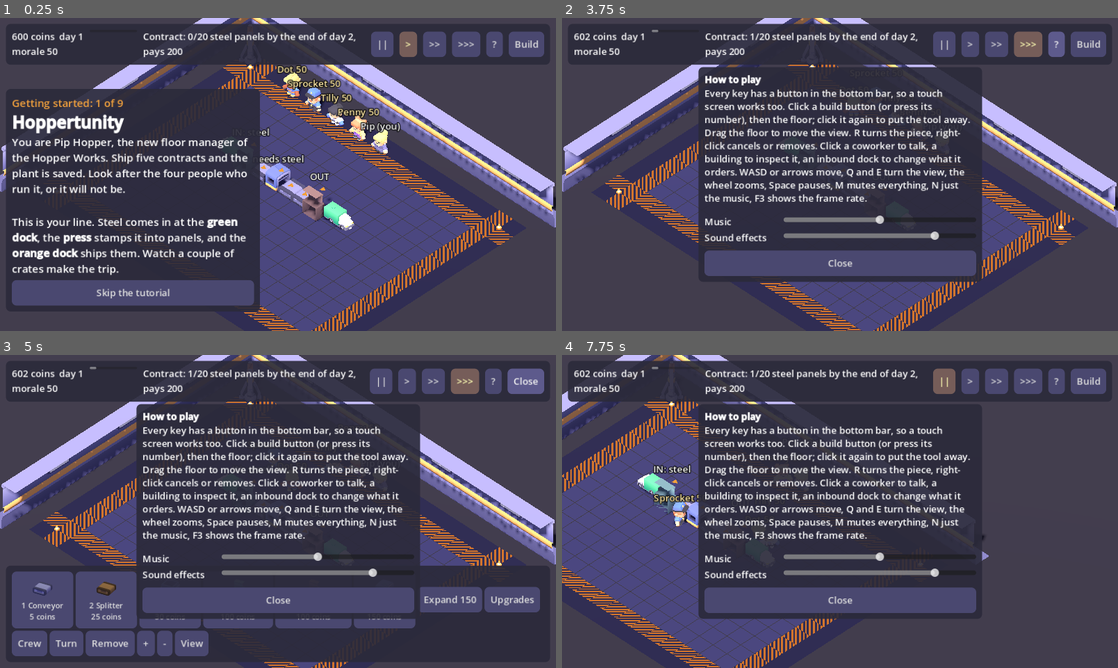
Above: before the commit, frames 1-4 (two rows, left to right).
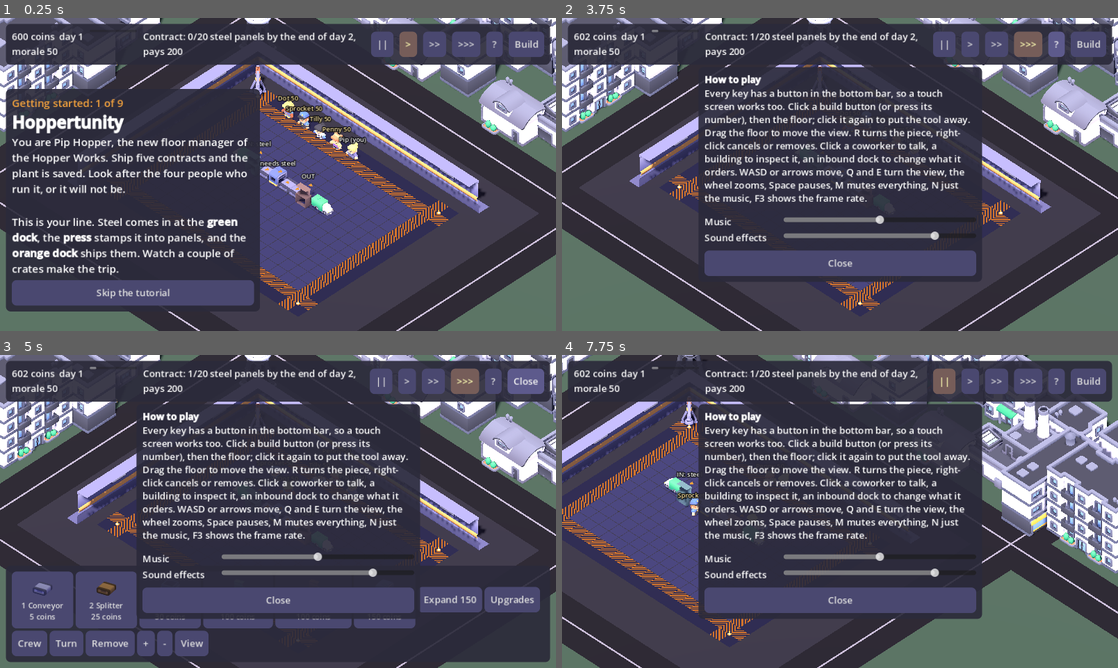
Above: after the commit, the same moments.

Repository: avielbaum/anansi
Game: Godot game, scene res://main.tscn
Same seed, same stepped clock (60 frames per second), same inputs: the game is played once before the commit and once after it.
Inputs (mouse positions are in pixels of both pictures, inside the frame that each line leads up to):
- Up to frame 1 (0.25 s): no input
- Up to frame 2 (3.75 s): click "||" at 0.5 s; click ">" at 1.25 s; click ">>" at 2 s; click ">>>" at 2.75 s; click "?" at 3.5 s
- Up to frame 3 (5 s): click "Build" at 4.25 s
- Up to frame 4 (7.75 s): click "1 Conveyor 5 coins" at 5 s; click "Turn" at 5.75 s; click "Put away" at 6.5 s; tap Enter at 7.25 s; move the mouse to (962, 495) at 7.27 s; hold Right (ui_right) from 7.28 s (still down); tap R at 7.35 s; click (962, 495) at 7.42 s; tap Space at 7.52 s

The runs differ from the first frame. In frame 1, 37% of the frame differs, in the area x 0-100%, y 0-100%; in frame 2, 34%; in frame 3, 24%; in frame 4, 36%.

Commit message:
Hoppertunity: the factory stands in a town (road, grass, streets of buildings behind the far walls); wider opening view
Co-Authored-By: Claude Fable 5.2 <noreply@anthropic.com>

Diff:
--- a/examples/hoppertunity/src/main.gd
+++ b/examples/hoppertunity/src/main.gd
@@ -72,7 +72,7 @@
 var cam := Camera3D.new()
 var pivot := Vector3(6, 0, 4)
 var yaw := 0
-var zoom := 16.0
+var zoom := 22.0
 var views := {}  # Vector2i -> the building's Node3D (conveyors have none: they are drawn in batches, see _draw_belts)
 var belt_mm := {}  # "belt", "corner", "splitter", "arrow" -> MultiMesh
 var belts_dirty := true
@@ -82,6 +82,8 @@
 var scenery := Node3D.new()  # the building around the floor: apron, walls on the far sides, props (see _scenery)
 var scenery_for := []  # the floor size and view it was built for
 const APRON := 2  # tiles of walkway between the build floor and the walls
+const TOWN := ["commercial/building-a.glb", "commercial/building-c.glb", "commercial/building-e.glb", "commercial/building-g.glb",
+		"commercial/building-j.glb", "commercial/building-k.glb", "industrial/building-e.glb", "industrial/building-j.glb"]
 var ghost := Node3D.new()
 var ghost_key := ""
 var crew_nodes := {}  # crew id (and "pip") -> Node3D
@@ -621,6 +623,50 @@
 		_prop("cone", Vector3(corner.x + 0.5, 0, corner.y + 0.5), 0.0, 0.8)
 	var far := Vector3(-1.4 if toward.x > 0 else size.x + 1.4, 0, -1.4 if toward.z > 0 else size.y + 1.4)
 	_prop("crane", far, atan2(toward.x, toward.z) + PI, 0.6)
+	# the town the Works stands in, behind those two walls: a road, then two rows of buildings on grass. It is on the
+	# far sides only, like the walls, so nothing ever stands between the camera and the floor.
+	var out_z := -1.0 if toward.z > 0 else 1.0  # which way "behind the wall" is, along each axis
+	var out_x := -1.0 if toward.x > 0 else 1.0
+	var mid := Vector3(size.x / 2, 0, size.y / 2)
+	for side in 2:  # 0: the wall that runs along X; 1: the one along Z
+		var along := Vector3.RIGHT if side == 0 else Vector3.BACK
+		var out := Vector3(0, 0, out_z) if side == 0 else Vector3(out_x, 0, 0)
+		var wall: Vector3 = mid + out * ((size.y if side == 0 else size.x) / 2 + APRON + 1.5)
+		var length := 140.0
+		for way in [1.0, -1.0]:  # the road and the grass run round all four sides; only the far two get buildings
+			var edge: Vector3 = mid + out * way * ((size.y if side == 0 else size.x) / 2 + APRON + 1.5)
+			_slab(edge + out * way * 4.5, along, length, 4.0, Color("1c1b22"), -0.02)   # the road
+			_slab(edge + out * way * 4.5, along, length, 0.15, Color("8a8794"), -0.015)  # its centre line
+			_slab(edge + out * way * 36.5, along, length, 60.0, Color("3d5244"), -0.025)  # grass
+		for i in range(-8, 9):
+			for row in 2:
+				var pick: int = absi(i * 7 + row * 3 + side * 5) % TOWN.size()
+				var at: Vector3 = wall + out * (9.5 + row * 5.5) + along * (i * 5.0 + row * 2.5)
+				_prop_at("res://assets/town/" + TOWN[pick], at, (absi(i + row) % 4) * PI / 2, 3.4 + 0.5 * (absi(i * 3 + row) % 3))
+	var corner := mid + Vector3(out_x * (size.x / 2 + APRON + 1.5), 0, out_z * (size.y / 2 + APRON + 1.5))  # where the two walls meet
+	_prop_at("res://assets/town/industrial/water-tower.glb", corner + Vector3(out_x, 0, out_z) * 1.3, 0.0, 2.4)
+	for k in 3:  # shipping containers in the yard outside the wall
+		_prop_at("res://assets/town/industrial/shipping-container-a.glb", corner + Vector3(-out_x * (6.0 + k * 1.2), 0, out_z * 1.6), 0.0, 0.6)
+
+
+## A flat strip of one colour on the ground, `length` long in the direction `along` and `width` wide, centred on `at`.
+func _slab(at: Vector3, along: Vector3, length: float, width: float, colour: Color, height: float) -> void:
+	var m := MeshInstance3D.new()
+	m.mesh = PlaneMesh.new()
+	m.mesh.size = Vector2(length, width) if along.x != 0 else Vector2(width, length)
+	var mat := StandardMaterial3D.new()
+	mat.albedo_color = colour
+	m.mesh.material = mat
+	m.position = at + Vector3(0, height, 0)
+	scenery.add_child(m)
+
+
+func _prop_at(path: String, at: Vector3, turn: float, scale := 1.0) -> void:
+	var n: Node3D = load(path).instantiate()
+	n.position = at
+	n.rotation.y = turn
+	n.scale = Vector3.ONE * scale
+	scenery.add_child(n)
 
 
 func _prop(model: String, at: Vector3, turn: float, scale := 1.0) -> void:
Binary file added: examples/hoppertunity/assets/town/commercial/Textures/colormap.png
Binary file added: examples/hoppertunity/assets/town/commercial/building-a.glb
Binary file added: examples/hoppertunity/assets/town/commercial/building-c.glb
Binary file added: examples/hoppertunity/assets/town/commercial/building-e.glb
Binary file added: examples/hoppertunity/assets/town/commercial/building-g.glb
Binary file added: examples/hoppertunity/assets/town/commercial/building-j.glb
Binary file added: examples/hoppertunity/assets/town/commercial/building-k.glb
Binary file added: examples/hoppertunity/assets/town/industrial/Textures/colormap.png
Binary file added: examples/hoppertunity/assets/town/industrial/building-e.glb
Binary file added: examples/hoppertunity/assets/town/industrial/building-j.glb
Binary file added: examples/hoppertunity/assets/town/industrial/shipping-container-a.glb
Binary file added: examples/hoppertunity/assets/town/industrial/water-tower.glb
(and 2 more such lines)
